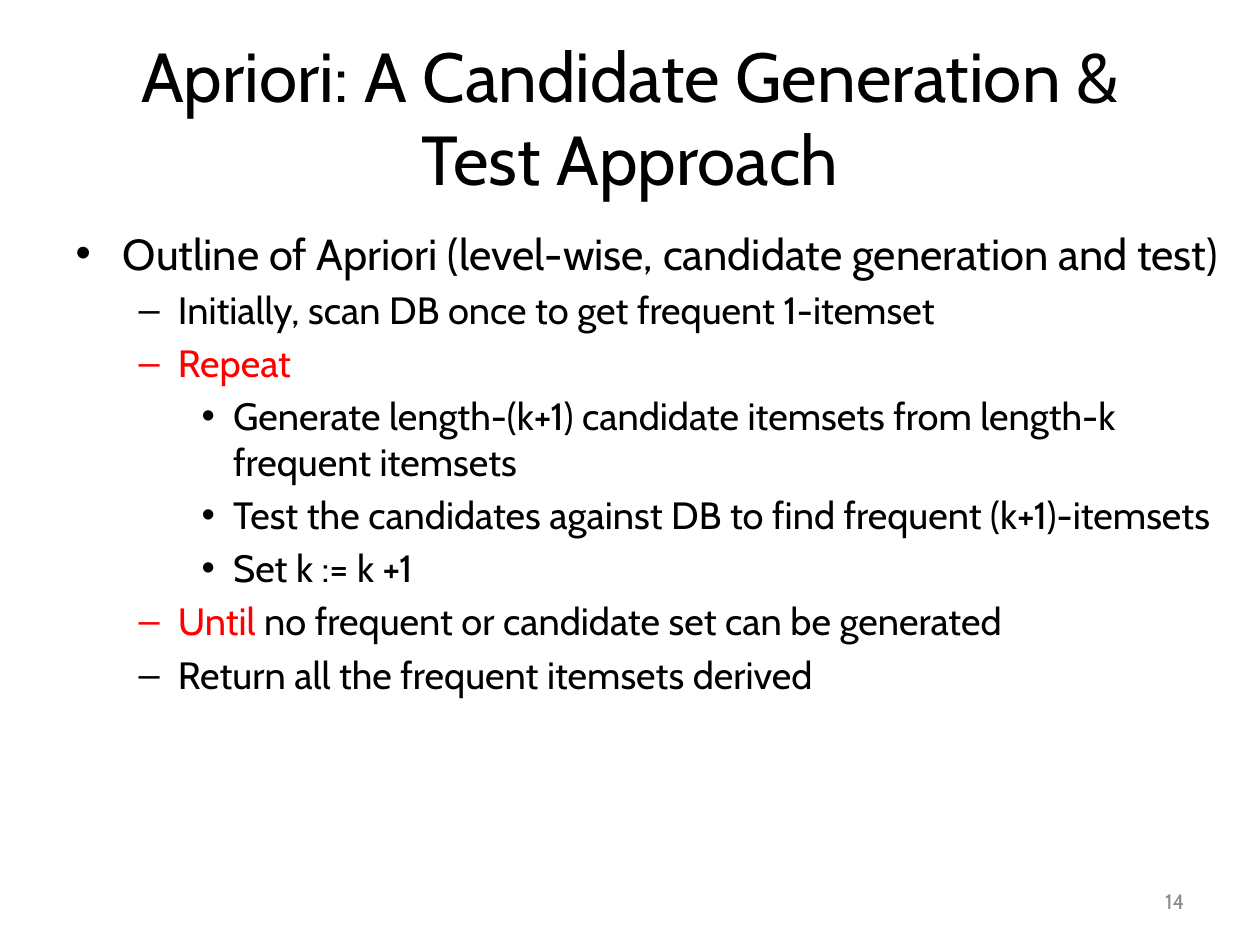
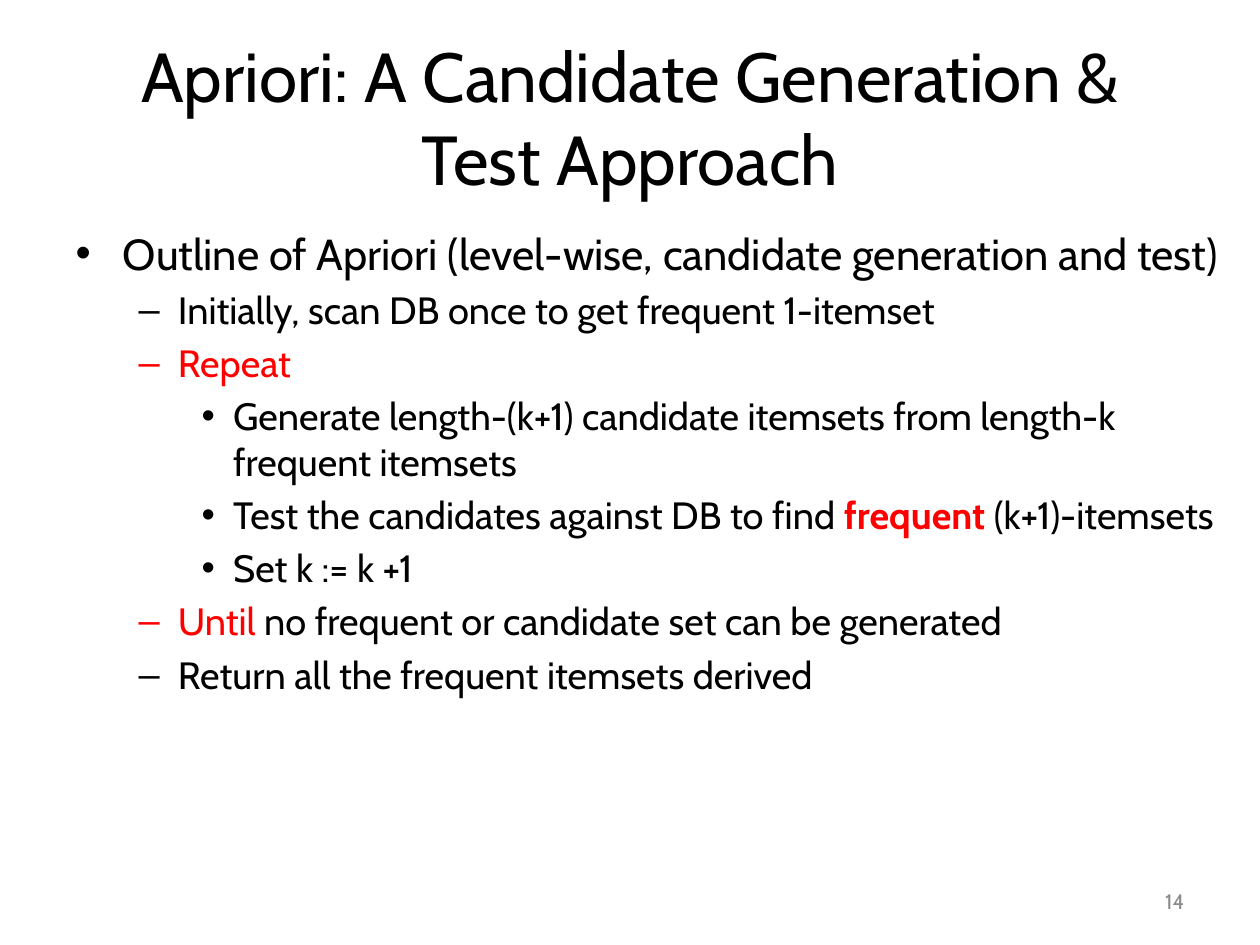
Before and after one commit to mjiang89/mjiang89.github.io, a slide deck: slide 14 of teaching/CS412Summer17-Chapter6.pptx. Drawn at 1260x945 pixels with LibreOffice and Linux fonts; fonts in the diff are those of the drawing. Boxes give left, top, right and bottom in pixels: in the first picture for what was removed or moved away, otherwise in the second. Text is boxed around its words. In the diff, an @@ line names an element or a change of style, - is before the commit and + after.

```diff
--- a/teaching/CS412Summer17-Chapter6.pptx
+++ b/teaching/CS412Summer17-Chapter6.pptx
@@ text at (233,500,1214,538): text colour #000000 to #FF0000, bold on in "frequent" @@
```
Also in this commit, not shown: 16 other slides changed, 6 slides added, 1 slide removed, 2 other files.
